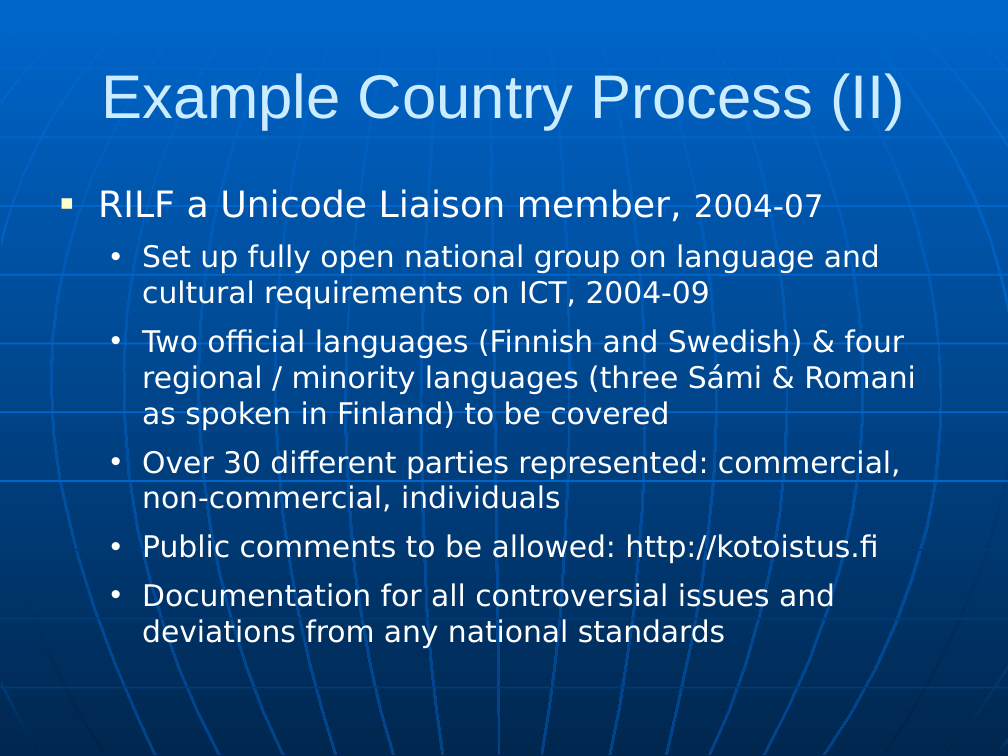
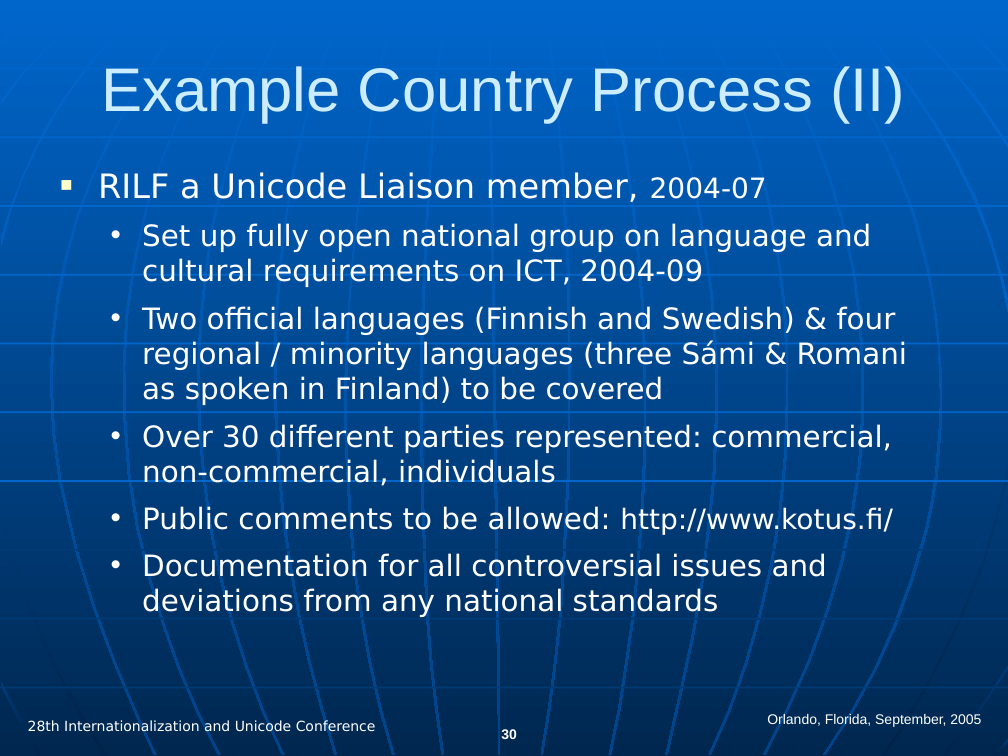
Before and after one commit to unicode-org/cldr, a slide deck: slide 30 of docs/presentations/cldr_overview.ppt (slide 19 before the commit). Drawn at 1008x756 pixels with LibreOffice and Linux fonts; fonts in the diff are those of the drawing. Boxes give left, top, right and bottom in pixels: in the first picture for what was removed or moved away, otherwise in the second. Text is boxed around its words. In the diff, an @@ line names an element or a change of style, - is before the commit and + after.

```diff
--- a/docs/presentations/cldr_overview.ppt
+++ b/docs/presentations/cldr_overview.ppt
@@ title "Example Country Process (II)" moved from (x1=101, y1=73, x2=905, y2=129) to (x1=101, y1=66, x2=905, y2=123) @@
@@ text "RILF a Unicode Liaison member, ..." moved from (x1=98, y1=189, x2=916, y2=649) to (x1=98, y1=172, x2=908, y2=618) @@
@@ text at (x1=98, y1=172, x2=908, y2=618): size 25.9 to 24 pt in "RILF a Unicode Liaison member,"; size 22.2 to 20 pt in "2004-07"; size 21.3 to 21 pt in "Set up fully open national group on ...", "Two official languages (Finnish and Swedish) & ...", "Over 30 different parties represented: commercial, non-comme ...", "Documentation for all controversial issues and deviations ..."; less space between paragraphs @@
@@ text at (x1=142, y1=505, x2=893, y2=535): text changed; size 21.3 to 21 pt @@
-  • Public comments to be allowed: http://kotoistus.fi
+  • Public comments to be allowed: http://www.kotus.fi/
@@ text added at (x1=28, y1=719, x2=376, y2=734), 10 pt, text #FFFFFF @@
+28th Internationalization and Unicode Conference
@@ text added at (x1=767, y1=713, x2=981, y2=728), 10 pt, text #FFFFFF @@
+Orlando, Florida, September, 2005
@@ page number added at (x1=501, y1=729, x2=517, y2=739), 10 pt, text #FFFFFF, bold @@
+30
```
Also in this commit, not shown: 14 other slides changed, 16 slides added, 5 slides removed.
